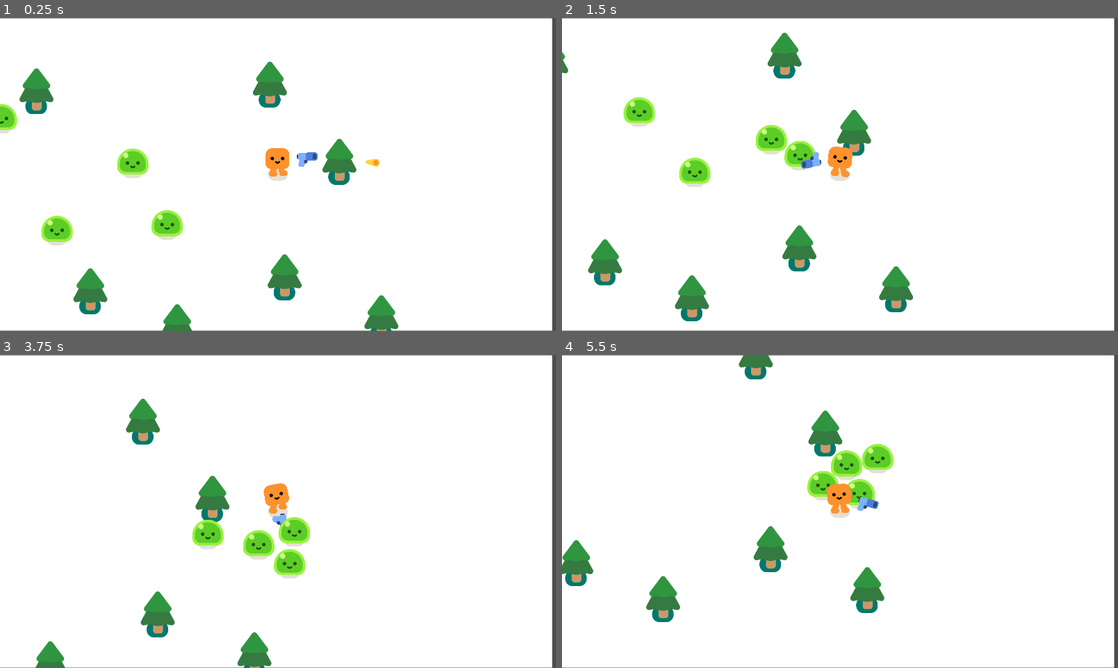
Above: before the commit, frames 1-4 (two rows, left to right).
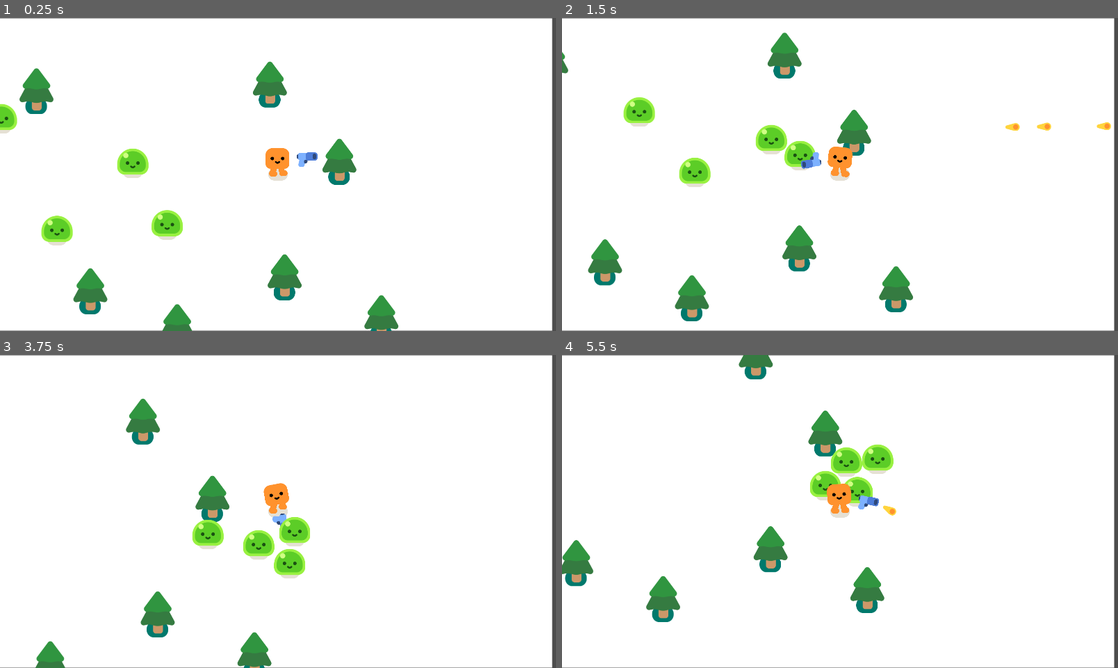
Above: after the commit, the same moments.

Repository: daogiabaohp420/VampireSurvivor-Classic
Game: Godot game, scene res://vampire_game.tscn
The game is run twice, just before and just after one commit, with the same random seed, the same clock (stepped at 60 frames per second) and the same inputs.
Inputs:
- Up to frame 1 (0.25 s): no input
- Up to frame 2 (1.5 s): hold D (move_right) 0.53-1.28 s; hold S (move_down) from 1.28 s (still down)
- Up to frame 3 (3.75 s): release S (move_down) at 2.03 s; hold D (move_right) 2.03-2.78 s; hold W (move_up) 2.78-3.53 s; hold A (move_left) from 3.53 s (still down)
- Up to frame 4 (5.5 s): release A (move_left) at 5.03 s; hold S (move_down) from 5.03 s (still down)

The runs differ from the first frame. In frame 1, less than 0.1% of the frame differs, in the area x 65-69%, y 44-48%; in frame 2, 0.2%; in frame 3, less than 0.1%; in frame 4, 0.8%, in the area x 44-61%, y 28-52%.

Commit message:
Add a shooting function
Character will automatically shoot every 0,3s to the monster.

Diff:
--- a/bullet.tscn
+++ b/bullet.tscn
@@ -7,6 +7,7 @@
 radius = 19.2354
 
 [node name="Bullet" type="Area2D"]
+top_level = true
 rotation = 0.10346
 collision_layer = 0
 collision_mask = 3
--- a/gun.gd
+++ b/gun.gd
@@ -14,4 +14,9 @@
 	# instantiate is function to unload scenes to create a new instance of scenes
 	var new_bullet = BULLET.instantiate()
 	new_bullet.global_position = %ShootingPoint.global_position
+	new_bullet.global_rotation = %ShootingPoint.global_rotation
 	%ShootingPoint.add_child(new_bullet)
+
+
+func _on_timer_timeout():
+	shoot()
--- a/gun.tscn
+++ b/gun.tscn
@@ -29,3 +29,9 @@
 position = Vector2(27.0648, -10.8395)
 
 [node name="Bullet" parent="WeaponPivot/Pistol/ShootingPoint" instance=ExtResource("3_stl0i")]
+
+[node name="Timer" type="Timer" parent="."]
+wait_time = 0.3
+autostart = true
+
+[connection signal="timeout" from="Timer" to="." method="_on_timer_timeout"]
